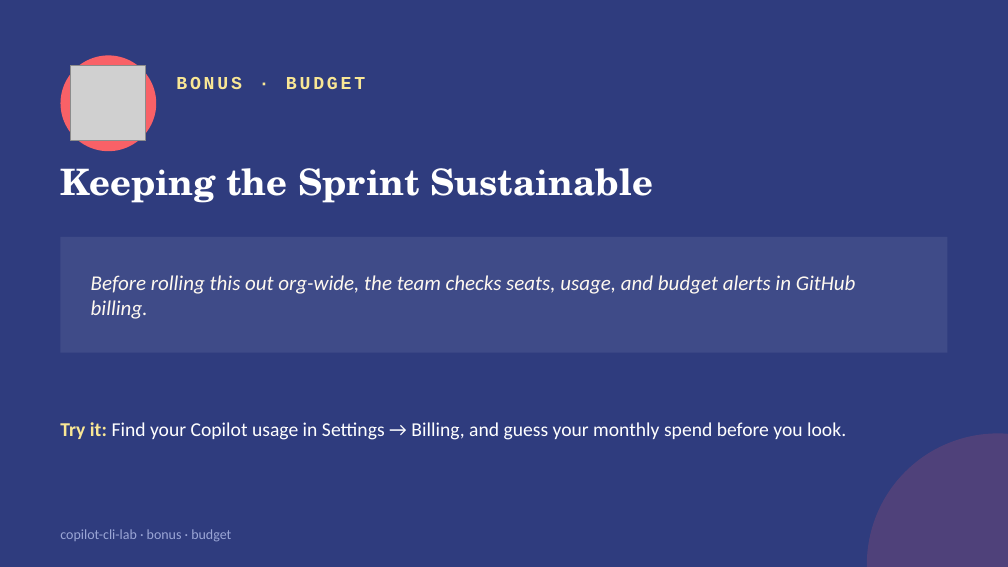
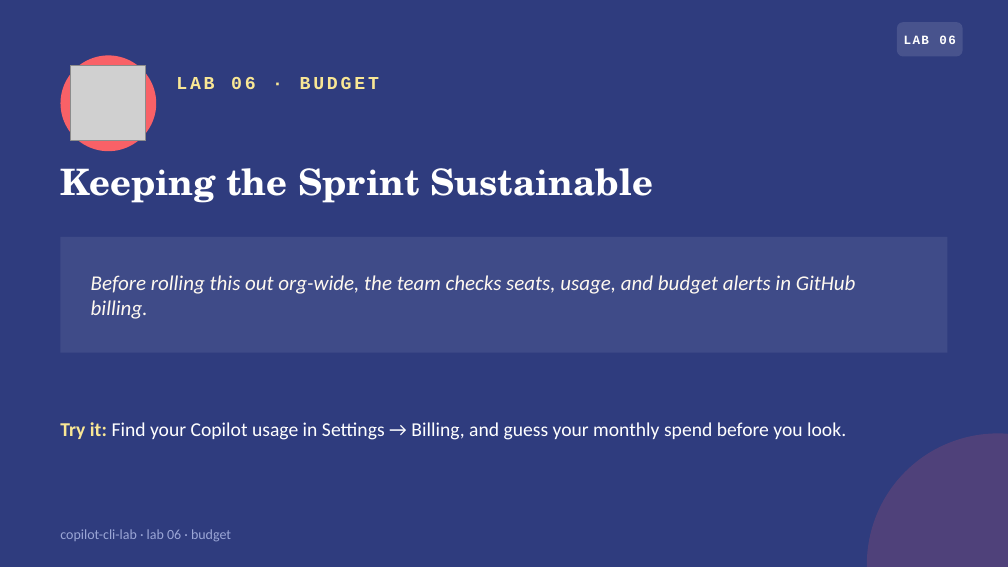
Before and after one commit to kandanai-leenutaphong-backup/copilot-cli-lab, a slide deck: slide 15 of slides/copilot-cli-lab.pptx (slide 13 before the commit). Drawn at 1008x567 pixels with LibreOffice and Linux fonts; fonts in the diff are those of the drawing; grey boxes stand for pictures. Boxes give left, top, right and bottom in pixels: in the first picture for what was removed or moved away, otherwise in the second. Text is boxed around its words. In the diff, an @@ line names an element or a change of style, - is before the commit and + after.

```diff
--- a/slides/copilot-cli-lab.pptx
+++ b/slides/copilot-cli-lab.pptx
@@ rounded rectangle added at (897, 22, 963, 56), fill #FFFFFF at 12% opacity @@
@@ text added at (904, 35, 956, 44), 9 pt, text #FFFFFF, bold @@
+LAB 06
@@ text at (176, 77, 379, 89): text changed @@
-BONUS · BUDGET
+LAB 06 · BUDGET
@@ text at (60, 529, 231, 541): text changed @@
-copilot-cli-lab · bonus · budget
+copilot-cli-lab · lab 06 · budget
```
Also in this commit, not shown: 10 other slides changed, 9 slides added, 4 slides removed, 2 other files.
